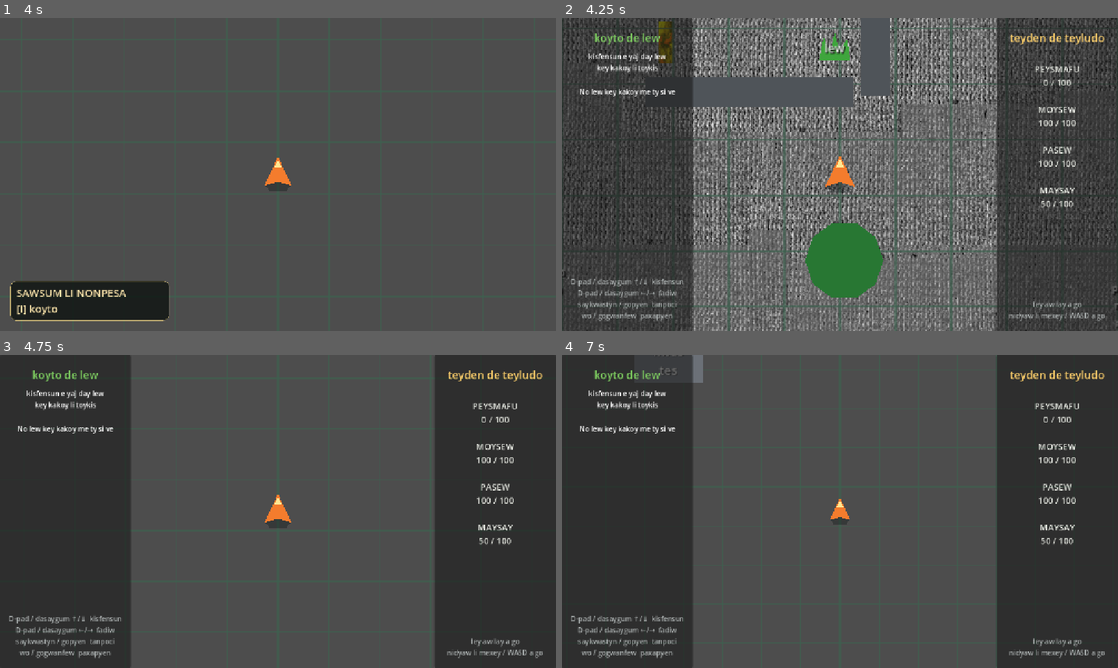
Above: before the commit, frames 1-4 (two rows, left to right).
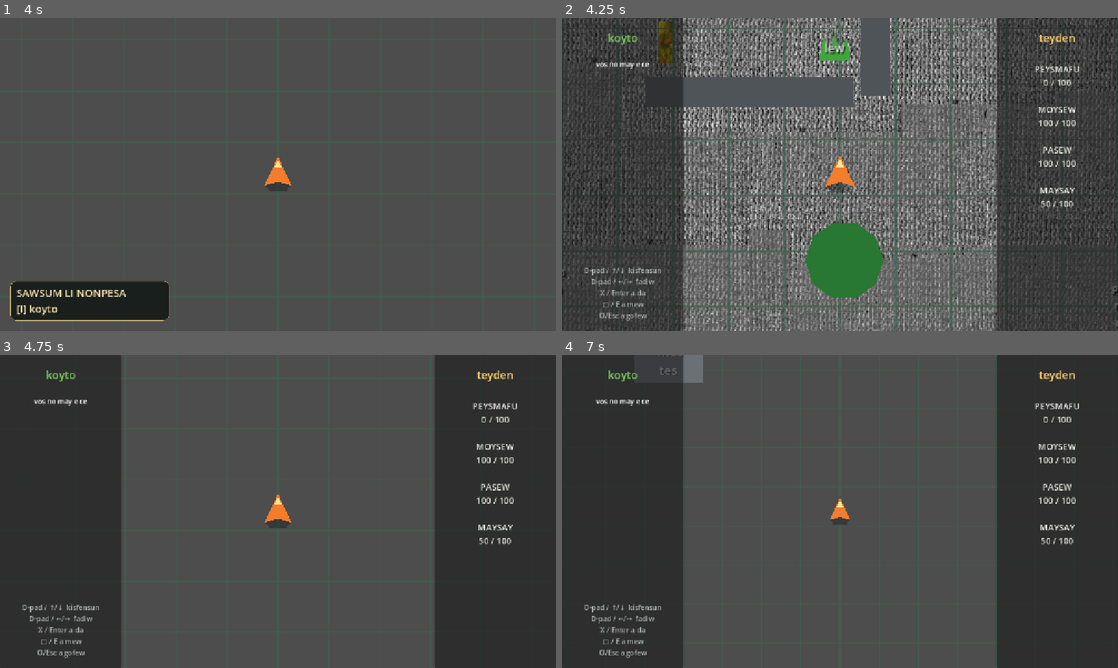
Above: after the commit, the same moments.

Repository: armikhalev/secret-sauce-godot
Game: Godot game, scene res://scenes/game.tscn
Two runs of this game, one before a commit and one after it. Both use one fixed random seed, a clock stepped at 60 frames per second and the inputs below.
Inputs (mouse positions are in pixels of both pictures, inside the frame that each line leads up to):
- Up to frame 1 (4 s): tap Enter (menu_accept) at 0.5, 3.5 s; move the mouse to (400, 158) at 0.52 s; hold Right (menu_right) 0.53-1.28 s; hold F (attack) 0.53-1.28 s; click (400, 158) at 0.67 s; move the mouse to (166, 190) at 1.27 s; hold Down (menu_down) 1.28-2.03 s; tap = (zoom_in) at 1.35 s; move the mouse to (333, 105) at 2.02 s; hold Right (menu_right) 2.03-2.78 s; hold - (zoom_out) 2.03-2.78 s; move the mouse to (250, 237) at 2.77 s; hold Up (menu_up) 2.78-3.53 s; tap F (attack) at 2.85 s; click (250, 237) at 2.92 s; move the mouse to (444, 221) at 3.52 s; hold Left (menu_left) from 3.53 s (still down); hold = (zoom_in) from 3.53 s (still down)
- Up to frame 2 (4.25 s): keep holding Left (menu_left); keep holding = (zoom_in); tap I (toggle_inventory) at 4.15 s
- Up to frame 3 (4.75 s): keep holding Left (menu_left); move the mouse to (111, 464) at 4.27 s; release = (zoom_in) at 4.28 s; tap - (zoom_out) at 4.35 s
- Up to frame 4 (7 s): tap Enter (menu_accept) at 5, 5.75, 6.5 s; move the mouse to (867, 511) at 5.02 s; release Left (menu_left) at 5.03 s; hold Down (menu_down) 5.03-5.78 s; hold F (attack) 5.03-5.78 s; click (867, 511) at 5.17 s; move the mouse to (756, 433) at 5.77 s; hold Right (menu_right) 5.78-6.53 s; tap = (zoom_in) at 5.85 s; move the mouse to (962, 495) at 6.52 s; hold Up (menu_up) from 6.53 s (still down); hold - (zoom_out) from 6.53 s (still down)

Frame 1 is identical in both runs. In frame 2, 3.7% of the frame differs, in the area x 1-98%, y 0-100%; in frame 3, 3.5%; in frame 4, 3.8%.

Commit message:
change phrases in menu

Diff:
--- a/scenes/inventory_menu.tscn
+++ b/scenes/inventory_menu.tscn
@@ -36,12 +36,7 @@
 layout_mode = 2
 theme_override_colors/font_color = Color(0.5, 0.82, 0.38, 1)
 theme_override_font_sizes/font_size = 25
-text = "koyto de lew"
-horizontal_alignment = 1
-
-[node name="Instructions" type="Label" parent="LeftPanel/Margin/Content"]
-layout_mode = 2
-text = "kisfensun e yaj day lew\nkey kakoy li toykis"
+text = "koyto"
 horizontal_alignment = 1
 
 [node name="Separator" type="HSeparator" parent="LeftPanel/Margin/Content"]
@@ -50,7 +45,7 @@
 [node name="EmptyLabel" type="Label" parent="LeftPanel/Margin/Content"]
 unique_name_in_owner = true
 layout_mode = 2
-text = "No lew key kakoy me ty si ve"
+text = "vos no may e ce"
 horizontal_alignment = 1
 
 [node name="ScrollContainer" type="ScrollContainer" parent="LeftPanel/Margin/Content"]
@@ -66,7 +61,7 @@
 [node name="Controls" type="Label" parent="LeftPanel/Margin/Content"]
 layout_mode = 2
 theme_override_colors/font_color = Color(0.68, 0.7, 0.7, 1)
-text = "D-pad / dasaygum ↑/↓  kisfensun\nD-pad / dasaygum ←/→  fadiw\nsaykwastyn / gopyen  tanpoci\nwo / gogwanfew  paxapyen"
+text = "D-pad / ↑/↓  kisfensun\nD-pad / ←/→  fadiw\nX / Enter a da\n□ / E a mew\nO/Esc a gofew"
 horizontal_alignment = 1
 
 [node name="RightPanel" type="PanelContainer" parent="."]
@@ -94,7 +89,7 @@
 layout_mode = 2
 theme_override_colors/font_color = Color(1, 0.82, 0.42, 1)
 theme_override_font_sizes/font_size = 25
-text = "teyden de teyludo"
+text = "teyden"
 horizontal_alignment = 1
 
 [node name="Separator" type="HSeparator" parent="RightPanel/Margin/Content"]
@@ -107,10 +102,3 @@
 theme_override_font_sizes/font_size = 20
 text = "PEYSMAFU\n0 / 100\n\nMOYSEW\n100 / 100\n\nPASEW\n100 / 100\n\nMAYSAY\n50 / 100"
 horizontal_alignment = 1
-
-[node name="LiveHint" type="Label" parent="RightPanel/Margin/Content"]
-layout_mode = 2
-size_flags_vertical = 10
-theme_override_colors/font_color = Color(0.68, 0.7, 0.7, 1)
-text = "ley aw lay a go\nnidyaw li mexey / WASD a go"
-horizontal_alignment = 1
